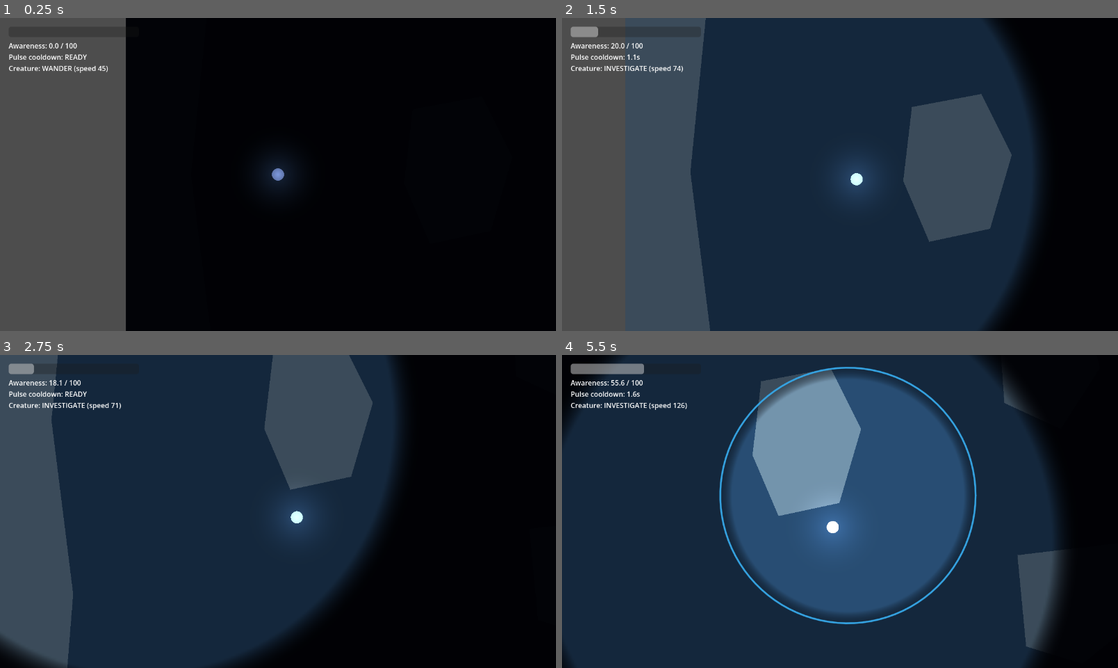
Above: before the commit, frames 1-4 (two rows, left to right).
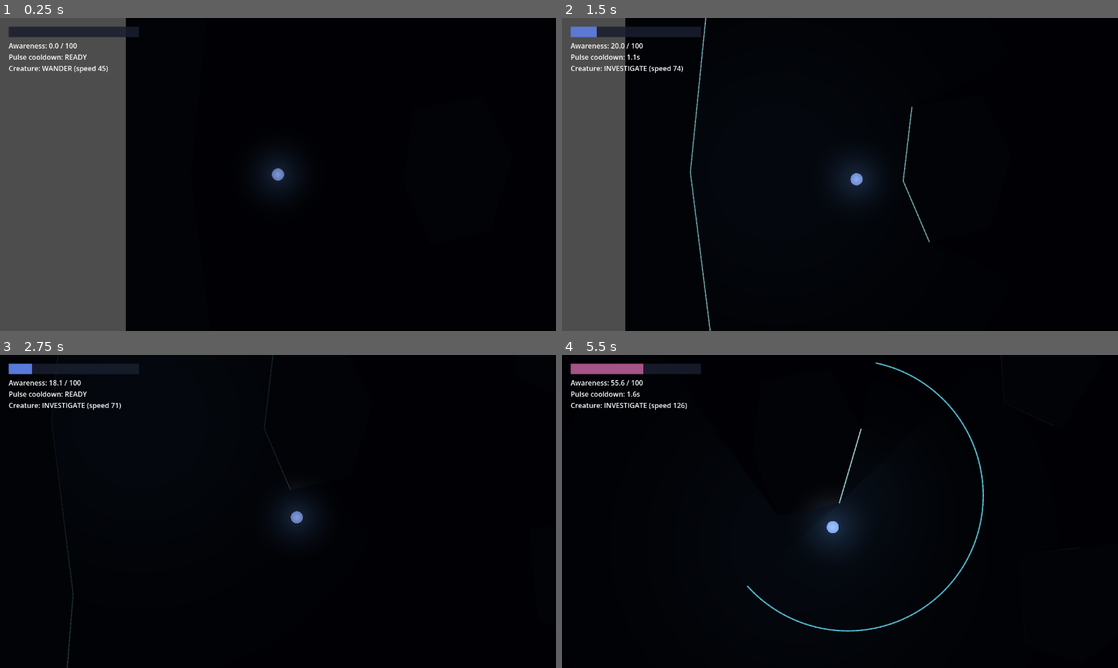
Above: after the commit, the same moments.

Repository: neij0/echo-game
Game: Godot game, scene res://scenes/main.tscn
Two runs of this game, one before a commit and one after it. Both use one fixed random seed, a clock stepped at 60 frames per second and the inputs below.
Inputs:
- Up to frame 1 (0.25 s): no input
- Up to frame 2 (1.5 s): tap Enter at 0.5 s; hold D (move_right) 0.53-1.28 s; tap Space (pulse) at 0.6, 1.35 s; hold S (move_down) from 1.28 s (still down)
- Up to frame 3 (2.75 s): release S (move_down) at 2.03 s; hold D (move_right) from 2.03 s (still down); tap Space (pulse) at 2.1 s
- Up to frame 4 (5.5 s): release D (move_right) at 2.78 s; hold W (move_up) 2.78-3.53 s; tap Space (pulse) every 0.75 s from 2.85 to 5.1 s; hold A (move_left) 3.53-5.03 s; hold S (move_down) from 5.03 s (still down)

The runs differ from the first frame. In frame 1, 0.7% of the frame differs, in the area x 1-25%, y 2-6%; in frame 2, 72%; in frame 3, 64%; in frame 4, 85%, in the area x 0-91%, y 0-100%.

Commit message:
Make the pulse behave like sonar
- Rock walls get a LightOccluder2D and the pulse glow casts shadows,
  leaving hidden areas behind rocks
- New SonarOverlay draws the wave front and rock outlines that light up
  as the front reaches them, only where in line of sight of the pulse
- Pulse area light reduced to a faint soft glow
- Creature slides around walls while investigating and picks a new
  point near the pulse if it stays blocked
- Awareness bar fill shifts from calm blue to warning red

Co-Authored-By: Claude Opus 5.5 <noreply@anthropic.com>

Diff:
--- a/scenes/main.tscn
+++ b/scenes/main.tscn
@@ -7,6 +7,7 @@
 [ext_resource type="PackedScene" path="res://scenes/coral.tscn" id="5_coral"]
 [ext_resource type="Script" path="res://scripts/depth_awareness.gd" id="6_awareness"]
 [ext_resource type="Script" path="res://scripts/hud.gd" id="7_hud"]
+[ext_resource type="Script" path="res://scripts/sonar_overlay.gd" id="8_sonar"]
 
 [node name="Main" type="Node2D" node_paths=PackedStringArray("player", "awareness", "creature")]
 script = ExtResource("1_main")
@@ -77,7 +78,14 @@
 [node name="DepthAwareness" type="Node" parent="."]
 script = ExtResource("6_awareness")
 
+[node name="SonarLayer" type="CanvasLayer" parent="."]
+follow_viewport_enabled = true
+
+[node name="SonarOverlay" type="Node2D" parent="SonarLayer"]
+script = ExtResource("8_sonar")
+
 [node name="Hud" type="CanvasLayer" parent="." node_paths=PackedStringArray("awareness", "player", "creature")]
+layer = 2
 script = ExtResource("7_hud")
 awareness = NodePath("../DepthAwareness")
 player = NodePath("../Player")
--- a/scripts/creature.gd
+++ b/scripts/creature.gd
@@ -22,6 +22,18 @@
 ## How strongly lit coral zones push the creature away.
 @export var safe_zone_push: float = 400.0
 
+@export_group("Obstacle Avoidance")
+## Seconds to slide along a wall after bumping into it while investigating.
+@export var detour_time: float = 0.6
+## Small push away from the wall while sliding, so it does not scrape along it.
+@export var detour_wall_push: float = 0.2
+## Total seconds of wall contact before picking a new point near the pulse.
+@export var give_up_time: float = 2.5
+## New investigation points are picked this far from the original pulse.
+@export var retarget_distance: float = 160.0
+## After this many new points, stop investigating and wander where it is.
+@export var max_retargets: int = 3
+
 @export_group("Visual")
 @export var body_radius: float = 20.0
 @export var body_color: Color = Color(0.85, 0.25, 0.3)
@@ -30,6 +42,11 @@
 var target: Vector2
 var _home: Vector2
 var _pause_left: float = 0.0
+var _pulse_origin: Vector2
+var _detour_dir: Vector2 = Vector2.ZERO
+var _detour_left: float = 0.0
+var _blocked_time: float = 0.0
+var _retargets: int = 0
 
 @onready var _hitbox: Area2D = $Hitbox
 
@@ -45,11 +62,17 @@
 		return
 	state = State.INVESTIGATE
 	target = origin
+	_pulse_origin = origin
 	_pause_left = 0.0
+	_retargets = 0
+	_reset_detour()
 
 
 func get_state_name() -> String:
-	return State.keys()[state]
+	var state_name: String = State.keys()[state]
+	if _detour_left > 0.0:
+		state_name += " +DETOUR"
+	return state_name
 
 
 func get_current_speed() -> float:
@@ -64,15 +87,61 @@
 	elif global_position.distance_to(target) <= arrive_distance:
 		_on_target_reached()
 	else:
-		desired = global_position.direction_to(target) * get_current_speed()
+		desired = _steer_direction(delta) * get_current_speed()
 
 	desired += _safe_zone_push()
 	velocity = velocity.lerp(desired, 1.0 - exp(-steering * delta))
 	move_and_slide()
 
-	# If a wall blocks the way while wandering, pick another spot.
-	if state == State.WANDER and get_slide_collision_count() > 0:
+	if get_slide_collision_count() > 0:
+		if state == State.WANDER:
+			# Wandering: just pick another spot.
+			_pick_wander_target()
+		else:
+			_on_blocked_while_investigating(delta)
+
+
+func _steer_direction(delta: float) -> Vector2:
+	if _detour_left > 0.0:
+		_detour_left -= delta
+		return _detour_dir
+	return global_position.direction_to(target)
+
+
+func _on_blocked_while_investigating(delta: float) -> void:
+	_blocked_time += delta
+	if _blocked_time >= give_up_time:
+		_retarget_near_pulse()
+		return
+	if _detour_left > 0.0:
+		return
+	# Slide along the wall. Keep the same side as the last detour so it goes
+	# around the rock instead of turning back and forth.
+	var normal: Vector2 = get_slide_collision(0).get_normal()
+	var tangent: Vector2 = normal.orthogonal()
+	var reference: Vector2 = _detour_dir if _detour_dir != Vector2.ZERO else global_position.direction_to(target)
+	if tangent.dot(reference) < 0.0:
+		tangent = -tangent
+	_detour_dir = (tangent + normal * detour_wall_push).normalized()
+	_detour_left = detour_time
+
+
+func _retarget_near_pulse() -> void:
+	_retargets += 1
+	_reset_detour()
+	if _retargets > max_retargets:
+		# Give up and wander where it is.
+		_home = global_position
+		state = State.WANDER
 		_pick_wander_target()
+		return
+	target = _pulse_origin + Vector2.from_angle(randf() * TAU) * retarget_distance
+
+
+func _reset_detour() -> void:
+	_detour_dir = Vector2.ZERO
+	_detour_left = 0.0
+	_blocked_time = 0.0
 
 
 func _on_target_reached() -> void:
@@ -80,6 +149,7 @@
 		# Keep wandering around where the pulse was heard.
 		_home = target
 		state = State.WANDER
+	_reset_detour()
 	_pause_left = wander_pause
 	_pick_wander_target()
 
--- a/scripts/hud.gd
+++ b/scripts/hud.gd
@@ -6,16 +6,33 @@
 @export var player: Player
 @export var creature: Creature
 
+@export_group("Awareness Bar")
+@export var calm_color: Color = Color(0.2, 0.55, 1.0)
+@export var warning_color: Color = Color(1.0, 0.15, 0.15)
+@export var background_color: Color = Color(0.1, 0.12, 0.18, 0.85)
+
 @onready var _bar: ProgressBar = $AwarenessBar
 @onready var _debug_label: Label = $DebugLabel
+
+var _fill_style: StyleBoxFlat
 
 
 func _ready() -> void:
 	_bar.max_value = awareness.max_value
 
+	_fill_style = StyleBoxFlat.new()
+	_fill_style.bg_color = calm_color
+	_bar.add_theme_stylebox_override("fill", _fill_style)
+
+	var background_style := StyleBoxFlat.new()
+	background_style.bg_color = background_color
+	_bar.add_theme_stylebox_override("background", background_style)
+
 
 func _process(_delta: float) -> void:
 	_bar.value = awareness.value
+	_fill_style.bg_color = calm_color.lerp(warning_color, awareness.get_ratio())
+
 	var cooldown_text: String = "READY" if player.is_pulse_ready() else "%.1fs" % player.pulse_cooldown_left
 	_debug_label.text = "Awareness: %.1f / %.0f\nPulse cooldown: %s\nCreature: %s (speed %.0f)" % [
 		awareness.value,
--- a/scripts/pulse_ring.gd
+++ b/scripts/pulse_ring.gd
@@ -1,17 +1,23 @@
 class_name PulseRing
 extends Node2D
-## The sonar pulse: an expanding ring + light that reveals walls, then fades.
-## Wakes up every Coral the ring passes over.
+## The sonar pulse: a faint, shadow-casting glow that expands and fades, and wakes
+## every Coral the front passes over. The visible wave front and the edge reveal
+## are drawn by SonarOverlay, which this pulse notifies when it starts.
 
 @export var max_radius: float = 650.0
 @export var expand_time: float = 0.8
-## How long the revealed area stays fully lit after the ring stops expanding.
+## How long the faint glow stays after the front stops expanding.
 @export var reveal_time: float = 2.0
 @export var fade_time: float = 0.8
-@export var ring_width: float = 4.0
-@export var ring_color: Color = Color(0.4, 0.9, 1.0)
-@export var light_energy: float = 0.9
+
+@export_group("Glow")
+## Kept low on purpose: the glowing outlines carry the reveal, not this light.
+@export var light_energy: float = 0.15
 @export var light_color: Color = Color(0.55, 0.75, 0.9)
+## 0-1: where the glow starts fading towards its edge (lower = softer).
+@export_range(0.0, 1.0) var glow_hard_edge: float = 0.2
+@export var cast_shadows: bool = true
+@export var shadow_smooth: float = 2.0
 
 var radius: float = 0.0
 var _age: float = 0.0
@@ -21,11 +27,15 @@
 
 func _ready() -> void:
 	_light = PointLight2D.new()
-	_light.texture = LightTextures.radial(256, 0.9)
+	_light.texture = LightTextures.radial(256, glow_hard_edge)
 	_light.color = light_color
 	_light.energy = light_energy
+	_light.shadow_enabled = cast_shadows
+	_light.shadow_filter = Light2D.SHADOW_FILTER_PCF5
+	_light.shadow_filter_smooth = shadow_smooth
 	add_child(_light)
 	_update_light()
+	get_tree().call_group("sonar_overlay", "add_pulse", global_position, max_radius, expand_time)
 
 
 func _process(delta: float) -> void:
@@ -38,7 +48,6 @@
 
 	_update_light()
 	_wake_corals()
-	queue_redraw()
 
 	if _age >= fade_start + fade_time:
 		queue_free()
@@ -56,9 +65,3 @@
 		if global_position.distance_to(coral.global_position) <= radius:
 			_woken.append(coral)
 			coral.wake()
-
-
-func _draw() -> void:
-	# Only draw the ring while it is still travelling outward.
-	if _age <= expand_time and radius > ring_width:
-		draw_arc(Vector2.ZERO, radius - ring_width, 0.0, TAU, 96, ring_color, ring_width, true)
--- a/scripts/rock_wall.gd
+++ b/scripts/rock_wall.gd
@@ -1,12 +1,17 @@
 class_name RockWall
 extends StaticBody2D
-## A grey-box rock wall: one polygon used for both the visual and the collision.
+## A grey-box rock wall: one polygon used for the visual, the collision and the
+## light occluder. Its outline is drawn by SonarOverlay when a pulse hits it.
 
 @export var polygon: PackedVector2Array = PackedVector2Array()
 @export var color: Color = Color(0.45, 0.42, 0.40)
+## Blocks shadow-casting lights (the pulse glow), creating hidden areas behind the rock.
+@export var casts_shadow: bool = true
 
 
 func _ready() -> void:
+	add_to_group("rock_walls")
+
 	var visual := Polygon2D.new()
 	visual.polygon = polygon
 	visual.color = color
@@ -15,3 +20,18 @@
 	var shape := CollisionPolygon2D.new()
 	shape.polygon = polygon
 	add_child(shape)
+
+	if casts_shadow:
+		var occluder_shape := OccluderPolygon2D.new()
+		occluder_shape.polygon = polygon
+		var occluder := LightOccluder2D.new()
+		occluder.occluder = occluder_shape
+		add_child(occluder)
+
+
+## The outline points in global coordinates (used by SonarOverlay).
+func get_global_outline() -> PackedVector2Array:
+	var result := PackedVector2Array()
+	for point: Vector2 in polygon:
+		result.append(to_global(point))
+	return result
--- /dev/null
+++ b/scripts/sonar_overlay.gd
@@ -0,0 +1,197 @@
+class_name SonarOverlay
+extends Node2D
+## Draws what the sonar "sees": the travelling wave front, and rock outlines that
+## light up when the front reaches them (only parts in line of sight of the pulse).
+## Must live on a CanvasLayer with follow_viewport_enabled, so the world's
+## CanvasModulate darkness does not dim it.
+
+@export_group("Wave Front")
+@export var ring_width: float = 3.0
+@export var ring_color: Color = Color(0.4, 0.9, 1.0, 0.8)
+## Rays cast per pulse so the front stops at rocks instead of passing through.
+@export var ring_ray_count: int = 180
+
+@export_group("Edges")
+## Distance between outline sample points in pixels. Lower = smoother reveal, more raycasts.
+@export var sample_spacing: float = 10.0
+@export var edge_width: float = 2.5
+@export var edge_color: Color = Color(0.45, 0.95, 1.0)
+## Colour of an edge at the moment the front hits it, before it settles to edge_color.
+@export var flash_color: Color = Color(1.0, 1.0, 1.0)
+## Higher = the white flash disappears faster.
+@export var flash_power: float = 4.0
+@export var edge_fade_time: float = 2.0
+## 0 = far edges as bright as near ones, 1 = edges at max radius are invisible.
+@export_range(0.0, 1.0) var distance_falloff: float = 0.35
+
+@export_group("Line Of Sight")
+## Pulls each line-of-sight ray back from the outline so the rock itself does not block it.
+@export var los_tolerance: float = 2.0
+@export_flags_2d_physics var wall_mask: int = 1
+
+
+class Wave:
+	var origin: Vector2
+	var start_time: float
+	var max_radius: float
+	var expand_time: float
+	var hit_distances: PackedFloat32Array = PackedFloat32Array()
+	var scanned: bool = false
+
+	func radius_at(time: float) -> float:
+		return max_radius * clampf((time - start_time) / expand_time, 0.0, 1.0)
+
+	func is_expanding(time: float) -> bool:
+		return time - start_time <= expand_time
+
+
+var _time: float = 0.0
+var _waves: Array[Wave] = []
+
+# One entry per outline sample point (all rocks flattened into one list).
+var _points: PackedVector2Array = PackedVector2Array()
+## Index of the next point on the same rock outline (closes the loop).
+var _next: PackedInt32Array = PackedInt32Array()
+var _lit_at: PackedFloat32Array = PackedFloat32Array()
+var _strength: PackedFloat32Array = PackedFloat32Array()
+var _pending_at: PackedFloat32Array = PackedFloat32Array()
+var _pending_strength: PackedFloat32Array = PackedFloat32Array()
+
+
+func _ready() -> void:
+	add_to_group("sonar_overlay")
+	# Deferred so every RockWall has run _ready and joined its group.
+	_build_samples.call_deferred()
+
+
+## Called (via group) by PulseRing when a pulse starts.
+func add_pulse(origin: Vector2, max_radius: float, expand_time: float) -> void:
+	var wave := Wave.new()
+	wave.origin = origin
+	wave.start_time = _time
+	wave.max_radius = max_radius
+	wave.expand_time = expand_time
+	_waves.append(wave)
+
+
+func _physics_process(_delta: float) -> void:
+	# Raycasts happen here, where the physics space is safe to query.
+	var space: PhysicsDirectSpaceState2D = get_world_2d().direct_space_state
+	for wave: Wave in _waves:
+		if not wave.scanned:
+			_scan_wave(space, wave)
+
+
+func _process(delta: float) -> void:
+	_time += delta
+	# Light up every sample the wave front has reached.
+	for i: int in _points.size():
+		if _time >= _pending_at[i]:
+			_lit_at[i] = _pending_at[i]
+			_strength[i] = _pending_strength[i]
+			_pending_at[i] = INF
+	_waves = _waves.filter(func(wave: Wave) -> bool: return not wave.scanned or wave.is_expanding(_time))
+	queue_redraw()
+
+
+func _build_samples() -> void:
+	for node: Node in get_tree().get_nodes_in_group("rock_walls"):
+		var wall := node as RockWall
+		if wall == null:
+			continue
+		var outline: PackedVector2Array = wall.get_global_outline()
+		var first: int = _points.size()
+		for e: int in outline.size():
+			var a: Vector2 = outline[e]
+			var b: Vector2 = outline[(e + 1) % outline.size()]
+			var steps: int = maxi(1, ceili(a.distance_to(b) / sample_spacing))
+			for k: int in steps:
+				_points.append(a.lerp(b, float(k) / steps))
+		var count: int = _points.size() - first
+		for k: int in count:
+			_next.append(first + (k + 1) % count)
+
+	var total: int = _points.size()
+	_lit_at.resize(total)
+	_lit_at.fill(-INF)
+	_strength.resize(total)
+	_strength.fill(0.0)
+	_pending_at.resize(total)
+	_pending_at.fill(INF)
+	_pending_strength.resize(total)
+	_pending_strength.fill(0.0)
+
+
+func _scan_wave(space: PhysicsDirectSpaceState2D, wave: Wave) -> void:
+	# How far the front can travel in each direction before a rock stops it.
+	wave.hit_distances.resize(ring_ray_count)
+	for i: int in ring_ray_count:
+		var direction: Vector2 = Vector2.from_angle(TAU * i / ring_ray_count)
+		wave.hit_distances[i] = _ray_distance(space, wave.origin, wave.origin + direction * wave.max_radius)
+
+	# Schedule every visible outline sample to light up when the front reaches it.
+	for i: int in _points.size():
+		var point: Vector2 = _points[i]
+		var distance: float = wave.origin.distance_to(point)
+		if distance > wave.max_radius or not _in_line_of_sight(space, wave.origin, point):
+			continue
+		_pending_at[i] = wave.start_time + distance / wave.max_radius * wave.expand_time
+		_pending_strength[i] = 1.0 - distance_falloff * distance / wave.max_radius
+	wave.scanned = true
+
+
+func _ray_distance(space: PhysicsDirectSpaceState2D, from: Vector2, to: Vector2) -> float:
+	var query := PhysicsRayQueryParameters2D.create(from, to, wall_mask)
+	var hit: Dictionary = space.intersect_ray(query)
+	if hit.is_empty():
+		return from.distance_to(to)
+	return from.distance_to(hit["position"])
+
+
+func _in_line_of_sight(space: PhysicsDirectSpaceState2D, from: Vector2, point: Vector2) -> bool:
+	var target: Vector2 = point - from.direction_to(point) * los_tolerance
+	var query := PhysicsRayQueryParameters2D.create(from, target, wall_mask)
+	return space.intersect_ray(query).is_empty()
+
+
+## 1.0 right when the front hits the sample, 0.0 after edge_fade_time.
+func _fade(i: int) -> float:
+	var age: float = _time - _lit_at[i]
+	if age < 0.0 or age > edge_fade_time:
+		return 0.0
+	return 1.0 - age / edge_fade_time
+
+
+func _draw() -> void:
+	_draw_edges()
+	_draw_wave_fronts()
+
+
+func _draw_edges() -> void:
+	for i: int in _points.size():
+		var j: int = _next[i]
+		# A segment shows only once the front has reached both of its ends.
+		var fade: float = minf(_fade(i), _fade(j))
+		if fade <= 0.0:
+			continue
+		var color: Color = edge_color.lerp(flash_color, pow(fade, flash_power))
+		color.a = fade * (_strength[i] + _strength[j]) * 0.5
+		draw_line(_points[i], _points[j], color, edge_width, true)
+
+
+func _draw_wave_fronts() -> void:
+	for wave: Wave in _waves:
+		if not wave.scanned:
+			continue
+		var radius: float = wave.radius_at(_time)
+		if radius <= ring_width:
+			continue
+		var count: int = wave.hit_distances.size()
+		for i: int in count:
+			var j: int = (i + 1) % count
+			# Stop drawing the front where a rock has already blocked it.
+			if radius > wave.hit_distances[i] or radius > wave.hit_distances[j]:
+				continue
+			var a: Vector2 = wave.origin + Vector2.from_angle(TAU * i / count) * radius
+			var b: Vector2 = wave.origin + Vector2.from_angle(TAU * j / count) * radius
+			draw_line(a, b, ring_color, ring_width, true)
Not shown: 1 places in scenes/main.tscn that only renumber resources
Not shown, added: scripts/sonar_overlay.gd.uid
